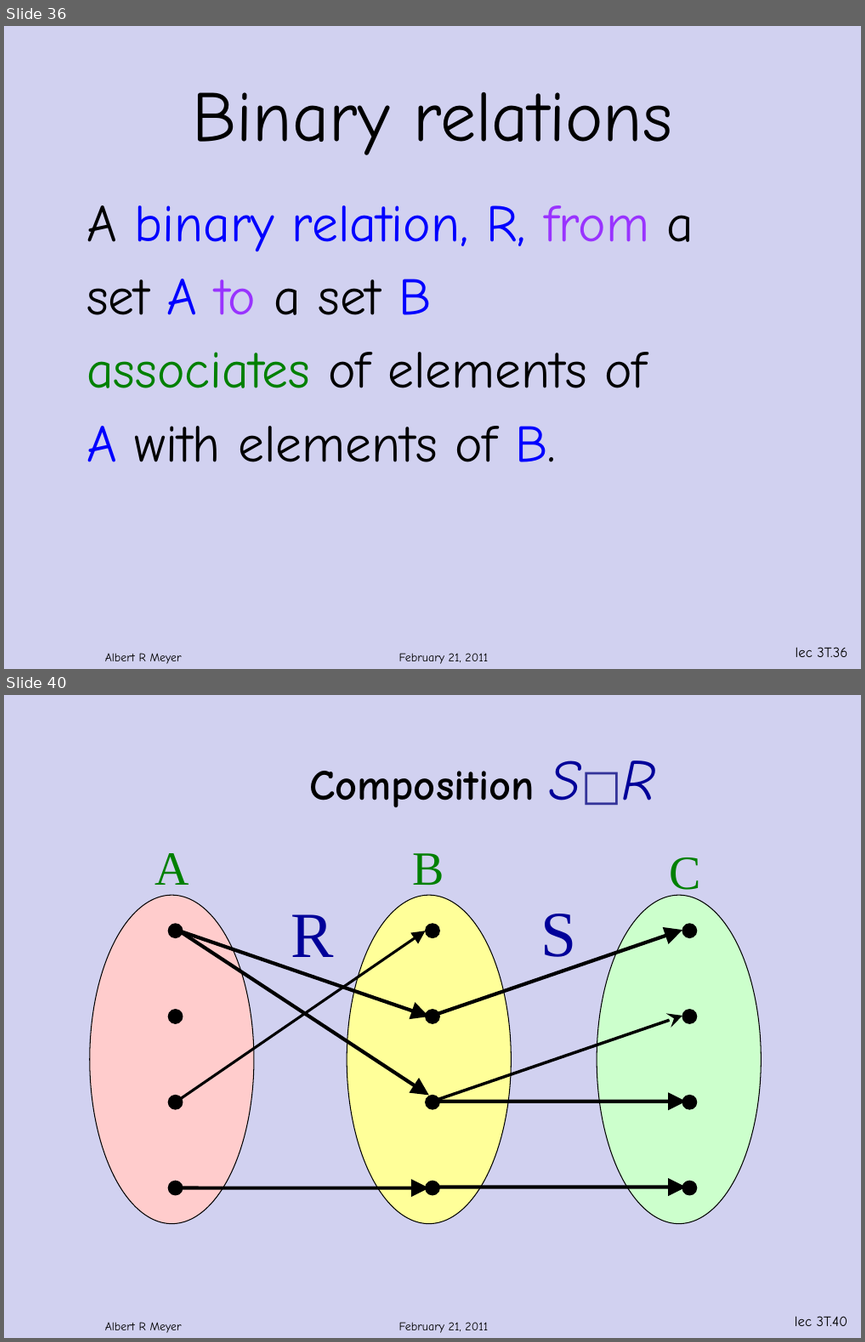
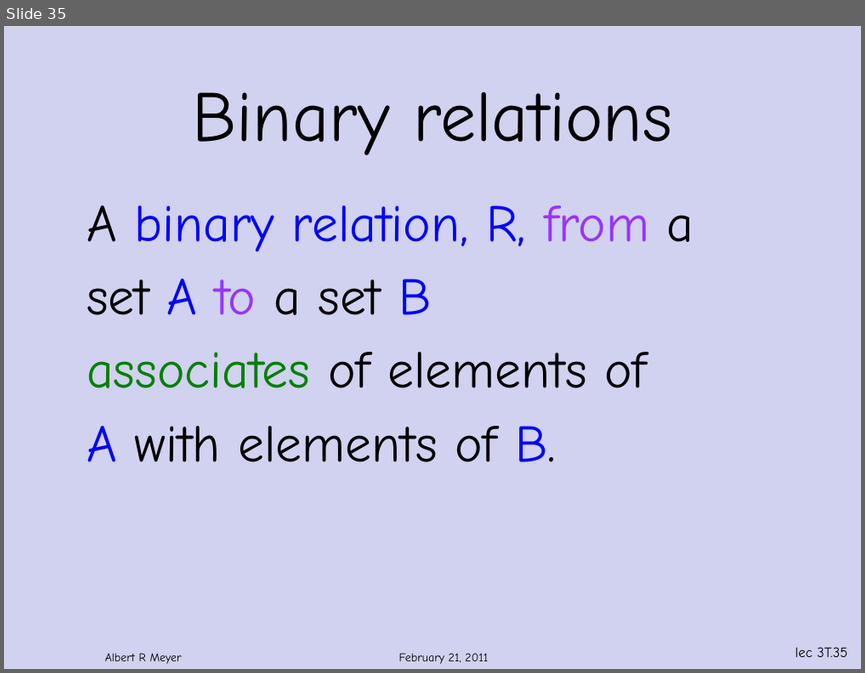
Before and after one commit to armeyer/mcs_web, a slide deck: spring12/slidesS12/relations.pptx. Shown one above the other, each under a label of ours: slides 36 and 40 before the commit, slide 35 after it; the slides between them are not shown. The pictures are 865x1342 and 865x673 pixels, drawn with LibreOffice and Linux fonts; fonts in the diff are those of the drawing; background and template pictures are left out. Boxes give left, top, right and bottom in pixels: in the first picture for what was removed or moved away, otherwise in the second. Text is boxed around its words. In the diff, an @@ line names an element or a change of style, - is before the commit and + after.

```diff
--- a/spring12/slidesS12/relations.pptx
+++ b/spring12/slidesS12/relations.pptx
@@ slide 40 removed at box(4, 695, 861, 1338), background #D1D1F0; not listed: 3 template elements that a slide beside it also shows @@
@@ title removed at box(309, 760, 655, 807) @@
-Composition S□R
@@ text removed at box(155, 853, 189, 885) @@
-A
@@ text removed at box(412, 853, 443, 885) @@
-B
@@ text removed at box(670, 857, 701, 898) @@
-C
@@ ellipse removed at box(90, 895, 254, 1223) @@
@@ ellipse removed at box(347, 895, 511, 1223) @@
@@ ellipse removed at box(597, 895, 761, 1223) @@
@@ ellipse removed at box(169, 924, 183, 938) @@
@@ group removed at box(176, 914, 429, 1188): 4 arrows, 1 text @@
-R
@@ ellipse removed at box(426, 924, 440, 938) @@
@@ ellipse removed at box(682, 924, 697, 938) @@
@@ ellipse removed at box(169, 1009, 183, 1024) @@
@@ ellipse removed at box(426, 1009, 440, 1024) @@
@@ group removed at box(432, 913, 686, 1187): 4 arrows, 1 text @@
-S
@@ ellipse removed at box(682, 1009, 697, 1024) @@
@@ ellipse removed at box(169, 1095, 183, 1110) @@
@@ ellipse removed at box(426, 1095, 440, 1110) @@
@@ ellipse removed at box(682, 1095, 697, 1110) @@
@@ ellipse removed at box(169, 1181, 183, 1196) @@
@@ ellipse removed at box(426, 1181, 440, 1196) @@
@@ ellipse removed at box(682, 1181, 697, 1196) @@
@@ what was slide 36 is now slide 35 @@
@@ page number at box(795, 646, 847, 657): text changed @@
-lec 3T.36
+lec 3T.35
```
Also in this commit, not shown: 26 slides changed, 16 slides added, 14 other slides removed.
